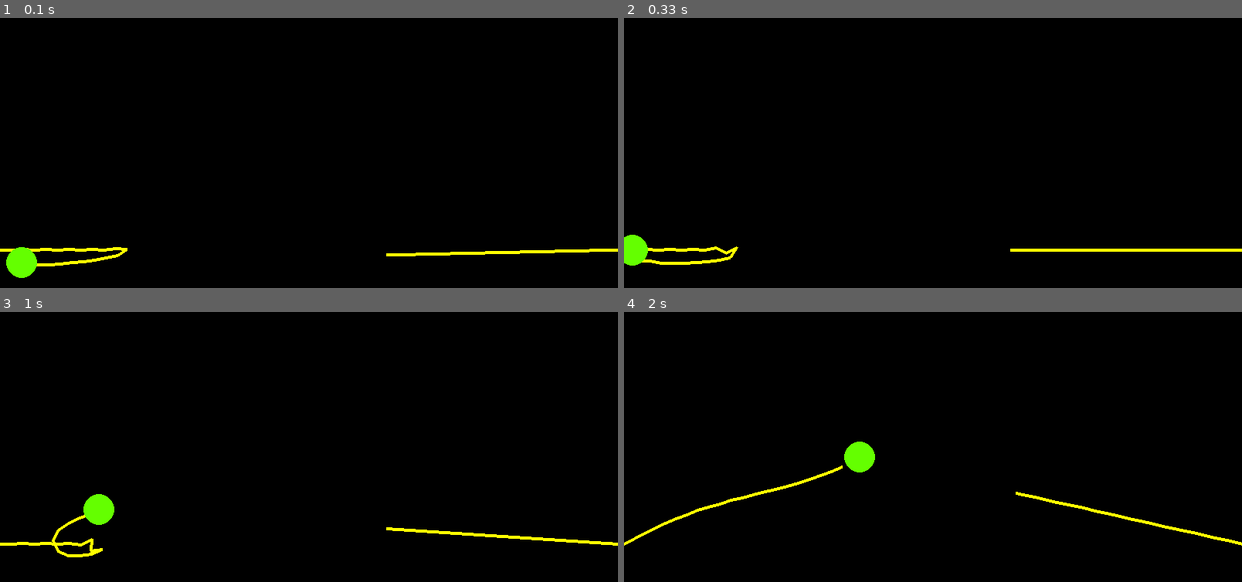
Above: before the commit, frames 1-4 (two rows, left to right).
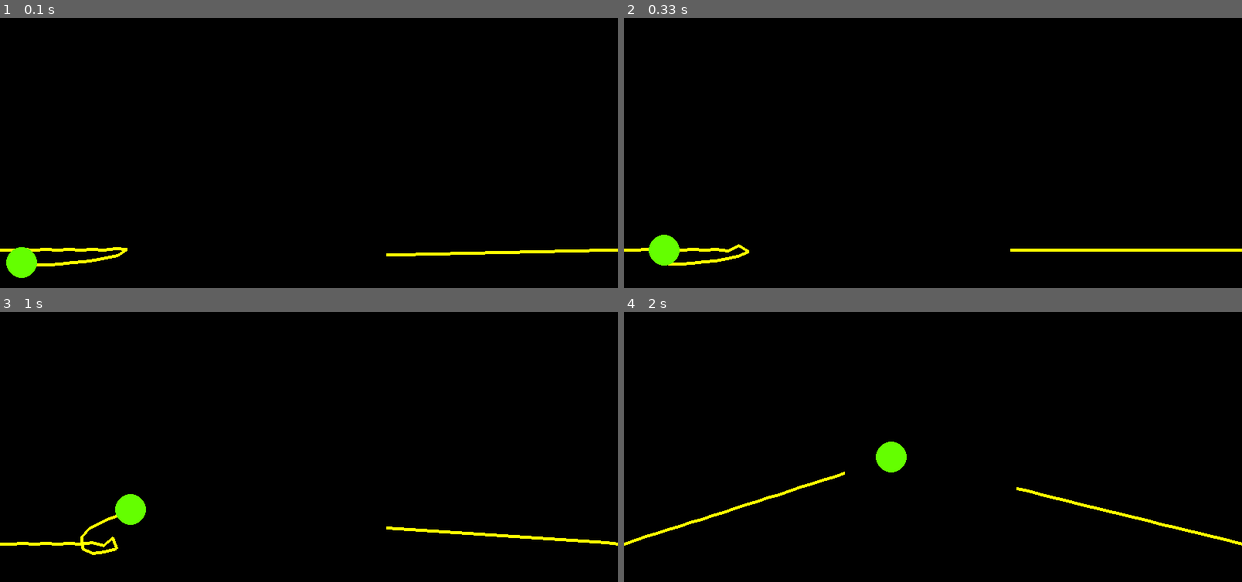
Above: after the commit, the same moments.

Repository: DatHydroGuy/CodingTrain
Game: pygame game, started from Python/kinematics/main.py
Two runs of this game, one before a commit and one after it. Both use one fixed random seed, a clock stepped at 60 frames per second and the inputs below.
Inputs:
- Up to frame 1 (0.1 s): no input
- Up to frame 2 (0.33 s): no input
- Up to frame 3 (1 s): no input
- Up to frame 4 (2 s): no input

Frame 1 is identical in both runs. In frame 2, 1.0% of the frame differs, in the area x 0-21%, y 80-92%; in frame 3, 1.4%; in frame 4, 2.2%, in the area x 0-98%, y 48-87%.

Commit message:
Couple of quick bug fixes

Diff:
--- a/Python/earthquakes/earthquakes_2d.py
+++ b/Python/earthquakes/earthquakes_2d.py
@@ -16,7 +16,7 @@
         self.screen_height = 661
 
         pygame.init()
-        pygame.display.set_caption("PyGame Framework")
+        pygame.display.set_caption("Visualising 30 days of earthquake data")
 
         self.__clock = pygame.time.Clock()
 
--- a/Python/kinematics/inverse_kinematics_fixed_multiple.py
+++ b/Python/kinematics/inverse_kinematics_fixed_multiple.py
@@ -29,6 +29,7 @@
         ball_pos = Vector2(uniform(0, self.screen_width), uniform(0, self.screen_height))
         ball_vel = Vector2(uniform(-8, 8), uniform(-6, 6))
         ball_acc = Vector2(0, 0)
+        ball_radius = 20
 
         while 1:
             for event in pygame.event.get():
@@ -52,13 +53,13 @@
             for tentacle in tentacles:
                 tentacle.show(self.screen)
 
-            pygame.draw.circle(self.screen, (100, 255, 0), ball_pos, 20)
+            pygame.draw.circle(self.screen, (100, 255, 0), ball_pos, ball_radius)
 
             ball_vel += ball_acc
             ball_pos += ball_vel
-            if ball_pos.x < 0 or ball_pos.x > self.screen_width:
+            if ball_pos.x < ball_radius or ball_pos.x > self.screen_width - ball_radius:
                 ball_vel.x *= -1
-            if ball_pos.y < 0 or ball_pos.y > self.screen_height:
+            if ball_pos.y < ball_radius or ball_pos.y > self.screen_height - ball_radius:
                 ball_vel.y *= -1
 
             self.__clock.tick(60)
